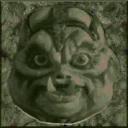
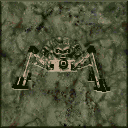
Comparing the layer stacks of the two w=128, h=128 images. Changes:
added group "Arachnotron" with 4 layers above "Background copy" over (6, 3, 122, 125)
added layer "Pattern Fill 2" (35%) in group "Arachnotron" over (6, 3, 122, 125)
added layer "Layer 9" in group "Arachnotron" over (12, 37, 110, 92)
hid "Layer 7" over (7, 4, 121, 124)
showed "Layer 0 copy" over (12, 4, 114, 124)
